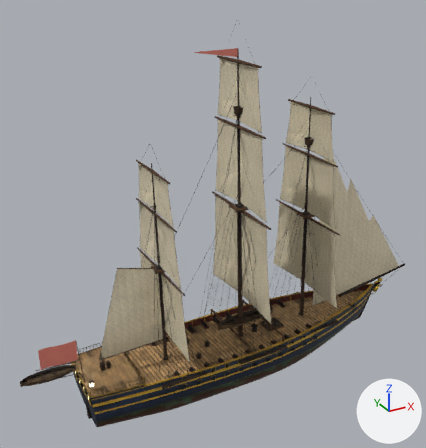
A saved change to the glTF model public/models/ships/frigate.glb.
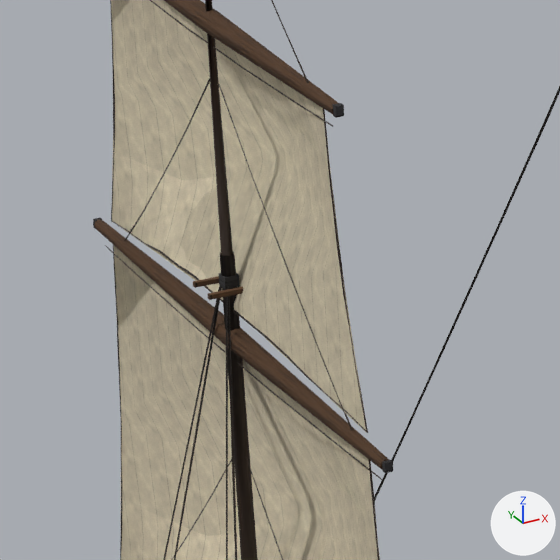
The first picture shows the older version from a camera (50 mm lens) standing at (-43.6, -69.9, 59.4) and looking at (-4.0, 2.1, 23.4). The close-ups show the older and then the newer version on the part from 29% to 47% of the width and 38% to 55% of the height of that picture. Only the edits that show in the close-ups are written down. The axes (+X, +Y, +Z) are drawn at lower right. The lights are the same throughout. Where no turn or scale is listed for an object, it has been applied to the vertices. Vertices at exactly the same position are counted once.

The scene before the commit, as lines of its bpy script (objects in view):
```python
me_lod0_body = bpy.data.meshes.new('LOD0_Body')
me_lod0_body.from_pydata(...)  # 6958 vertices, 10758 faces; spans x -27.0..30.9, y -7.4..7.4, z -4.0..40.6
me_lod0_body.materials.append(mat_frigate_atlas)
me_lod0_wood = bpy.data.meshes.new('LOD0_Wood')
me_lod0_wood.from_pydata(...)  # 8237 vertices, 12558 faces; spans x -35.2..36.4, y -7.3..7.3, z -4.2..49.2
me_lod0_wood.materials.append(mat_frigate_wood)
me_lod1_wood = bpy.data.meshes.new('LOD1_Wood')
me_lod1_wood.from_pydata(...)  # 485 vertices, 672 faces; spans x -27.0..36.3, y -6.6..6.6, z -4.2..49.2
me_lod1_wood.materials.append(mat_frigate_wood)
me_lod2_m2_squaresail = bpy.data.meshes.new('LOD2_m2_SquareSail')
me_lod2_m2_squaresail.from_pydata(...)  # 27 vertices, 24 faces; spans x -0.9..1.4, y -8.8..8.8, z 5.1..30.8
me_lod2_m2_squaresail.materials.append(mat_frigate_sail)
ob_lod0_body = bpy.data.objects.new('LOD0_Body', me_lod0_body)
ob_lod0_body.location = (0.0, 0.0, 0.0)
ob_lod0_wood = bpy.data.objects.new('LOD0_Wood', me_lod0_wood)
ob_lod0_wood.location = (0.0, 0.0, 0.0)
ob_lod1_wood = bpy.data.objects.new('LOD1_Wood', me_lod1_wood)
ob_lod1_wood.location = (0.0, 0.0, 0.0)
ob_lod2_m2_squaresail = bpy.data.objects.new('LOD2_m2_SquareSail', me_lod2_m2_squaresail)
ob_lod2_m2_squaresail.location = (-13.52, 0.0, 3.29)
# also in view: 'LOD1_m2_SquareSail' at (-13.3, 0.0, 21.2); 'LOD0_m2_SquareYards' at (-14.2, 0.0, 23.2); 'LOD1_m2_SquareYards' at (-14.2, 0.0, 26.6); 'LOD0_m2_SquareSail' at (-13.3, 0.0, 21.2)
```
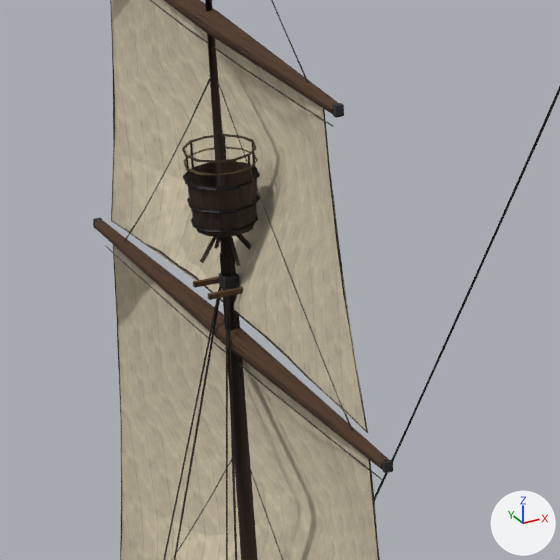
Changed parts and their boxes [x1, y1, x2, y2] in the close-ups (560 x 560 px):
```json
{"object": "LOD1_Wood", "change": "reshaped", "before": [207, 1, 256, 560], "after": [190, 1, 256, 560]}
{"object": "LOD0_Body", "change": "reshaped", "after": [182, 163, 260, 233], "on screen": "not visible before"}
{"part": 2, "of": "me_lod0_wood", "change": "added", "after": [251, 142, 255, 172]}
{"part": 3, "of": "me_lod0_wood", "change": "added", "after": [248, 156, 252, 185]}
{"part": 4, "of": "me_lod0_wood", "change": "added", "after": [215, 163, 219, 192]}
{"part": 5, "of": "me_lod0_wood", "change": "added", "after": [186, 157, 190, 186]}
{"part": 6, "of": "me_lod0_wood", "change": "added", "after": [190, 143, 194, 169]}
{"part": 7, "of": "me_lod0_wood", "change": "added", "after": [182, 134, 258, 266]}
{"part": 8, "of": "me_lod1_wood", "change": "added", "after": [190, 161, 255, 237]}
```

The change, as JSON lines over the scene's bpy script:
```json
{"block": "me_lod0_body", "where": "# used by ob_lod0_body; location = (0.0, 0.0, 0.0)"}
{"op": "remove", "block": "me_lod0_body", "code": "me_lod0_body.from_pydata(...)  # 6958 vertices, 10758 faces; spans x -27.0..30.9, y -7.4..7.4, z -4.0..40.6"}
{"op": "add", "block": "me_lod0_body", "code": "me_lod0_body.from_pydata(...)  # 7444 vertices, 11686 faces; spans x -27.0..30.9, y -7.4..7.4, z -4.0..42.8"}
{"block": "me_lod0_body", "change": "me_lod0_body part 1: 168 vertices added at x -15.1..-13.6, y -0.7..0.7, z 30.1..31.1"}
{"block": "me_lod0_body", "change": "other edits to the shape of me_lod0_body do not show in these pictures"}
{"block": "me_lod0_wood", "where": "# used by ob_lod0_wood; location = (0.0, 0.0, 0.0)"}
{"op": "remove", "block": "me_lod0_wood", "code": "me_lod0_wood.from_pydata(...)  # 8237 vertices, 12558 faces; spans x -35.2..36.4, y -7.3..7.3, z -4.2..49.2"}
{"op": "add", "block": "me_lod0_wood", "code": "me_lod0_wood.from_pydata(...)  # 9139 vertices, 13916 faces; spans x -35.2..36.4, y -7.3..7.3, z -4.2..49.2"}
{"block": "me_lod0_wood", "change": "me_lod0_wood part 2: the loose piece of 6 vertices spanning x -14.0, y 1.0..1.1, z 19.3..19.8 is copied, and the copy is moved by (0.3, -1.0, 11.8); it spans x -13.7, y 0.0, z 31.0..31.6"}
{"block": "me_lod0_wood", "change": "me_lod0_wood part 3: the loose piece of 6 vertices spanning x -14.0, y -1.1..-1.0, z 19.3..19.8 is copied, and the copy is moved by (0.0, 0.5, 11.8); it spans x -14.1..-14.0, y -0.6..-0.5, z 31.0..31.6"}
{"block": "me_lod0_wood", "change": "me_lod0_wood part 4: the loose piece of 6 vertices spanning x -14.0, y -1.1..-1.0, z 19.3..19.8 is copied, and the copy is moved by (-0.7, 0.5, 11.7); it spans x -14.7, y -0.6..-0.5, z 31.0..31.6"}
{"block": "me_lod0_wood", "change": "me_lod0_wood part 5: the loose piece of 6 vertices spanning x -15.0..-14.9, y 1.0..1.1, z 19.3..19.8 is copied, and the copy is moved by (-0.1, -1.0, 11.8); it spans x -15.0, y 0.0, z 31.0..31.6"}
{"block": "me_lod0_wood", "change": "me_lod0_wood part 6: the loose piece of 6 vertices spanning x -15.0..-14.9, y 1.0..1.1, z 19.3..19.8 is copied, and the copy is moved by (0.3, -0.5, 11.8); it spans x -14.7, y 0.6, z 31.0..31.6"}
{"block": "me_lod0_wood", "change": "me_lod0_wood part 7: 164 vertices added at x -15.1..-13.7, y -0.7..0.7, z 29.4..31.7"}
{"block": "me_lod0_wood", "change": "other edits to the shape of me_lod0_wood do not show in these pictures"}
{"block": "me_lod1_wood", "where": "# used by ob_lod1_wood; location = (0.0, 0.0, 0.0)"}
{"op": "remove", "block": "me_lod1_wood", "code": "me_lod1_wood.from_pydata(...)  # 485 vertices, 672 faces; spans x -27.0..36.3, y -6.6..6.6, z -4.2..49.2"}
{"op": "add", "block": "me_lod1_wood", "code": "me_lod1_wood.from_pydata(...)  # 637 vertices, 912 faces; spans x -27.0..36.3, y -6.6..6.6, z -4.2..49.2"}
{"block": "me_lod1_wood", "change": "me_lod1_wood part 8: a new loose piece of 40 vertices spanning x -15.0..-13.7, y -0.7..0.7, z 30.0..31.1, in mat_frigate_wood"}
{"block": "me_lod1_wood", "change": "other edits to the shape of me_lod1_wood do not show in these pictures"}
```
